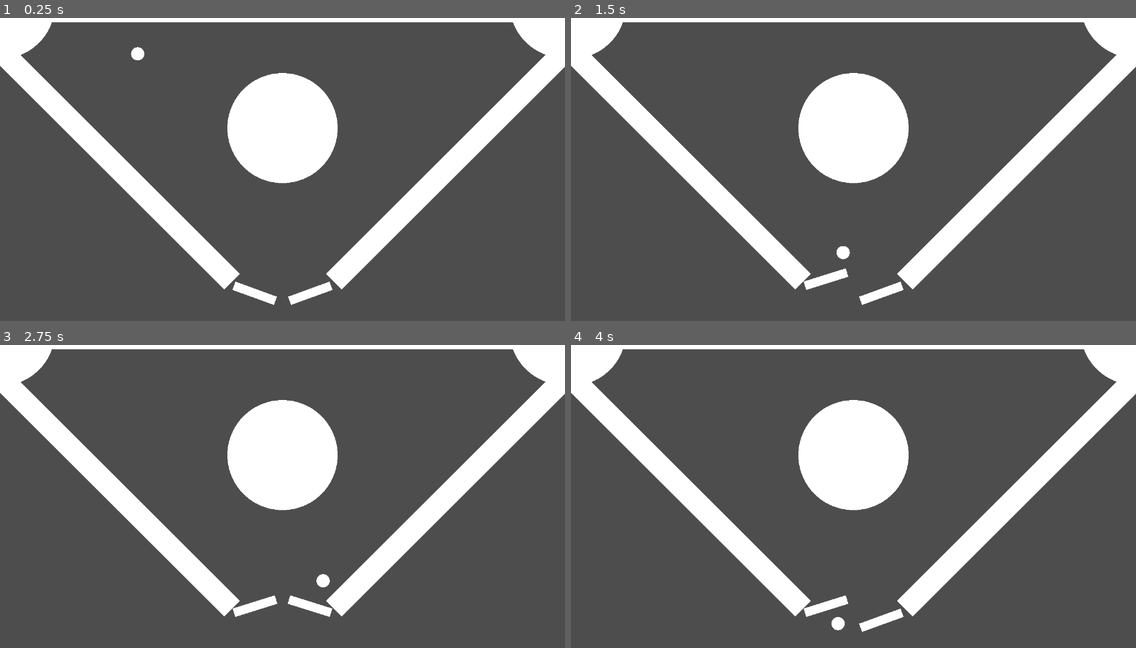
Above: before the commit, frames 1-4 (two rows, left to right).
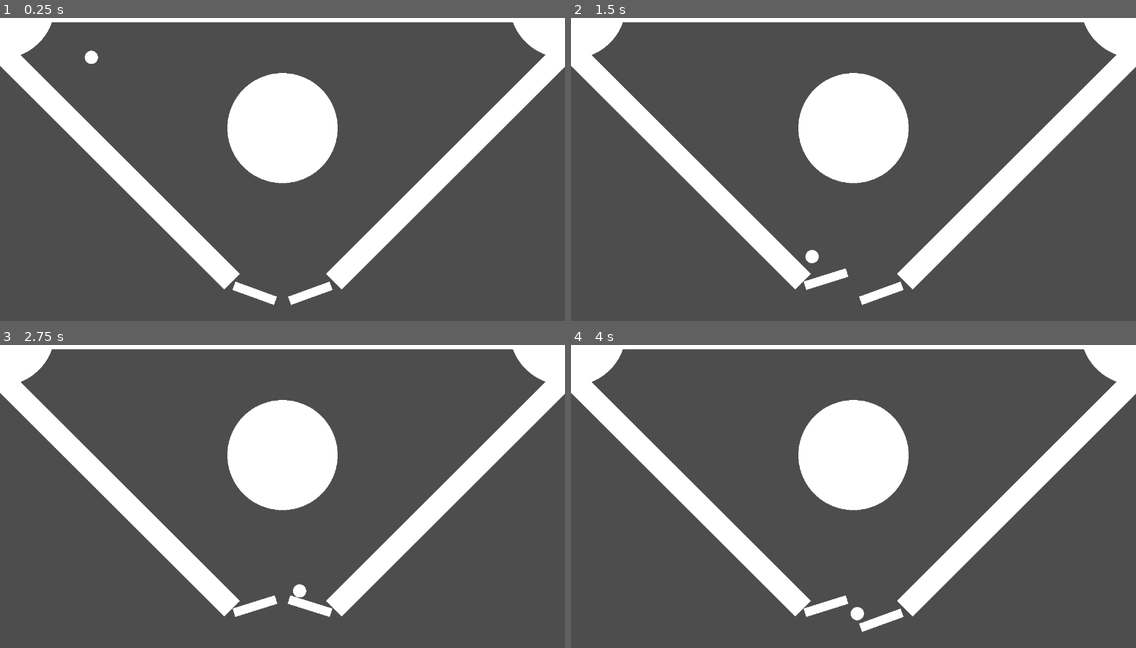
Above: after the commit, the same moments.

Repository: rielvis/SPiG_T4_PhPe
Game: Godot game, scene res://pinball_game/scenes/pinball_game.tscn
The game is run twice, just before and just after one commit, with the same random seed, the same clock (stepped at 60 frames per second) and the same inputs.
Inputs:
- Up to frame 1 (0.25 s): no input
- Up to frame 2 (1.5 s): hold Right (rightArrow) 0.53-1.28 s; hold A (A) 0.53-1.28 s; hold Left (leftArrow) from 1.28 s (still down); tap D (D) at 1.35 s
- Up to frame 3 (2.75 s): release Left (leftArrow) at 2.03 s; hold Right (rightArrow) from 2.03 s (still down); hold A (A) from 2.03 s (still down)
- Up to frame 4 (4 s): release A (A) at 2.78 s; tap D (D) at 2.85 s; release Right (rightArrow) at 3.53 s; hold Left (leftArrow) from 3.53 s (still down); hold A (A) from 3.53 s (still down)

The runs differ from the first frame. In frame 1, 0.2% of the frame differs, in the area x 15-26%, y 9-16%; in frame 2, 0.2%; in frame 3, 0.2%; in frame 4, 0.2%, in the area x 46-52%, y 86-95%.

Commit message:
Changed ball position

Diff:
--- a/pinball_game/scenes/pinball_game.tscn
+++ b/pinball_game/scenes/pinball_game.tscn
@@ -30,8 +30,9 @@
 [node name="balls" type="Node2D" parent="."]
 
 [node name="Ball" parent="balls" instance=ExtResource("3_7ds7p")]
-position = Vector2(312, 85)
+position = Vector2(207, 93)
 physics_material_override = SubResource("PhysicsMaterial_n1dj2")
+script = null
 
 [node name="bumpers" type="Node2D" parent="."]
 
